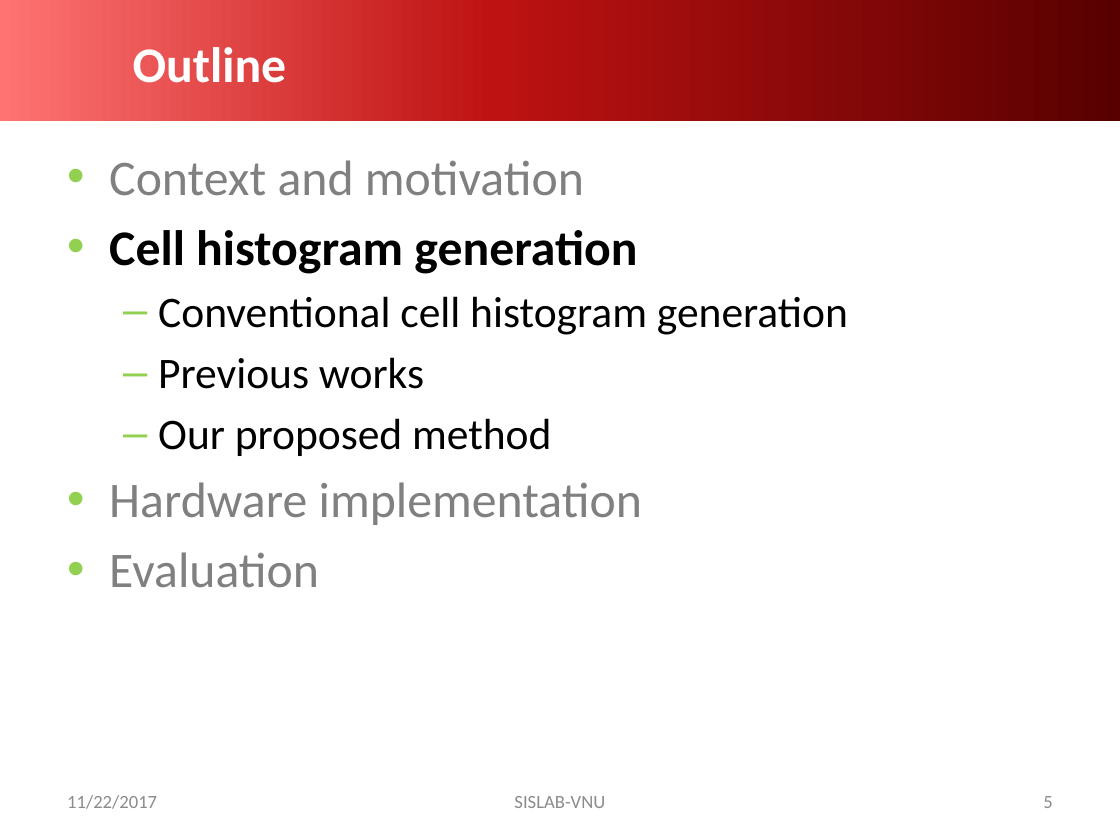
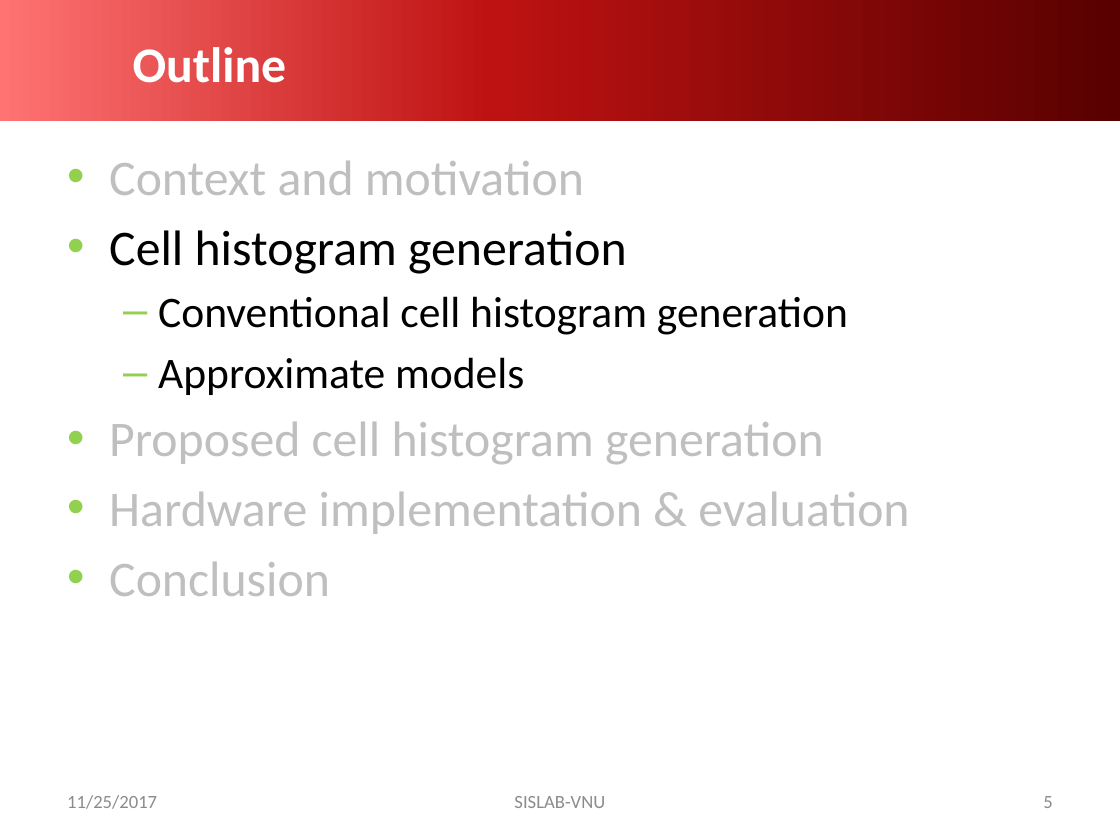
Before and after one commit to Heroh396/heroh396.github.io, a slide deck: slide 5 of imgs/hog.pptx. Drawn at 1120x840 pixels with LibreOffice and Linux fonts; fonts in the diff are those of the drawing; background and template pictures are left out. Boxes give left, top, right and bottom in pixels: in the first picture for what was removed or moved away, otherwise in the second. Text is boxed around its words. In the diff, an @@ line names an element or a change of style, - is before the commit and + after.

```diff
--- a/imgs/hog.pptx
+++ b/imgs/hog.pptx
@@ text at box(109, 161, 627, 274): text colour #808080 to #BFBFBF in "Context and motivation"; bold off in "Cell histogram generation" @@
@@ text at box(109, 357, 909, 596): text changed; text colour #808080 to #BFBFBF @@
-  – Previous works
-  – Our proposed method
-• Hardware implementation
-• Evaluation
+  – Approximate models
+• Proposed cell histogram generation
+• Hardware implementation & evaluation
+• Conclusion
@@ text at box(67, 795, 157, 809): text changed @@
-11/22/2017
+11/25/2017
```
Also in this commit, not shown: 12 other slides changed, 11 slides added, 15 slides removed.
